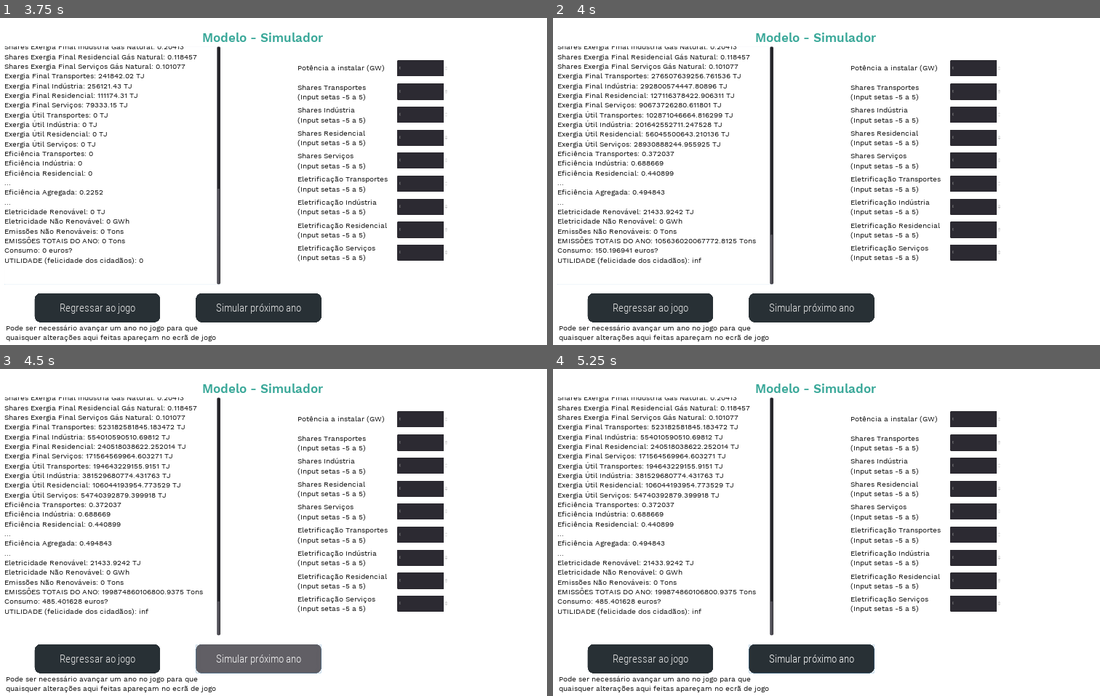
Above: before the commit, frames 1-4 (two rows, left to right).
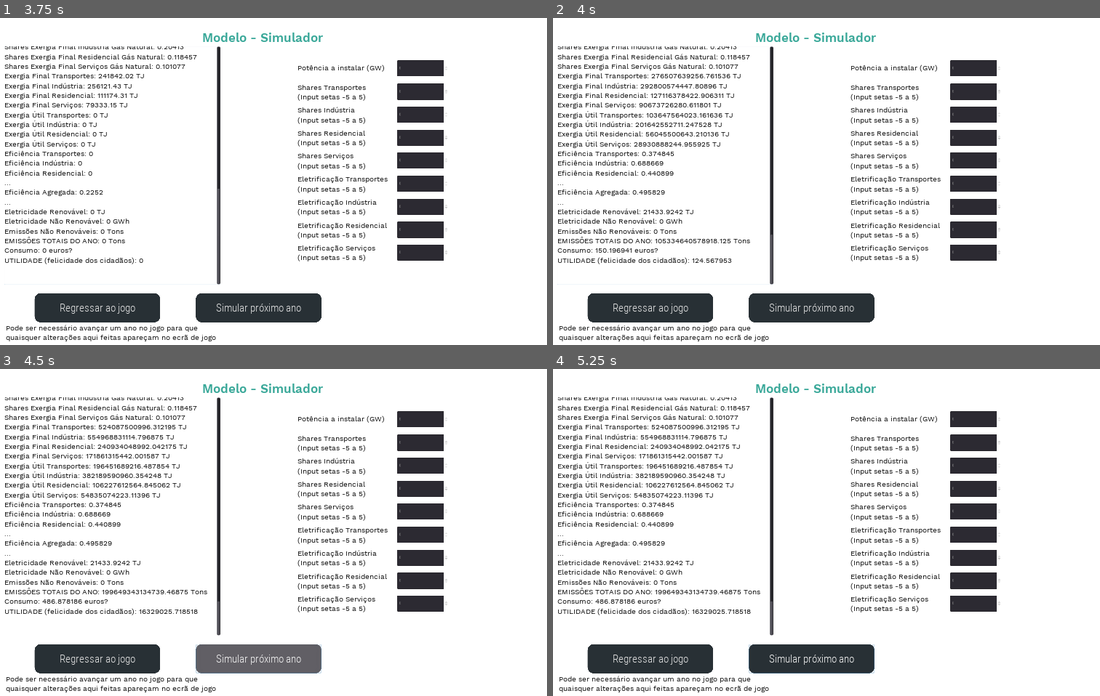
Above: after the commit, the same moments.

Repository: TiagoTaveira/ExergyX
Game: Godot game, scene res://MainScene.tscn
Same seed, same stepped clock (60 frames per second), same inputs: the game is played once before the commit and once after it.
Inputs (mouse positions are in pixels of both pictures, inside the frame that each line leads up to):
- Up to frame 1 (3.75 s): click "Começar jogo" at 0.5 s; click "Enviar decisões" at 1.25 s; click "Modelo" at 2 s; click "Confirmar e ir para 2015" at 2.75 s; click "Modelo" at 3.5 s
- Up to frame 2 (4 s): no input
- Up to frame 3 (4.5 s): click "Simular próximo ano" at 4.25 s
- Up to frame 4 (5.25 s): click (1056, 444) at 5 s

Frame 1 is identical in both runs. In frame 2, 0.3% of the frame differs, in the area x 17-38%, y 29-75%; in frame 3, 1.2%, in the area x 9-38%, y 17-75%; in frame 4, 1.2%.

Commit message:
Fix division by 0 bug

Diff:
--- a/Model.gd
+++ b/Model.gd
@@ -555,23 +555,23 @@
 	var eletrificacao_residencial_temp = eletrificacao_residencial[ano_atual_indice - 1] + input_percentagem_eletrificacao_residencial * PERCENTAGEM_INPUT_SETAS
 	var eletrificacao_servicos_temp = eletrificacao_servicos[ano_atual_indice - 1] + input_percentagem_eletrificacao_servicos * PERCENTAGEM_INPUT_SETAS
 
-	if(eletrificacao_transportes_temp < 0.00):
-		eletrificacao_transportes_temp = 0.00
-	if(eletrificacao_industria_temp < 0.00):
-		eletrificacao_industria_temp = 0.00
-	if(eletrificacao_residencial_temp < 0.00):
-		eletrificacao_residencial_temp = 0.00
-	if(eletrificacao_servicos_temp < 0.00):
-		eletrificacao_servicos_temp = 0.00
-
-	if(eletrificacao_transportes_temp > 1.00):
-		eletrificacao_transportes_temp = 1.00
-	if(eletrificacao_industria_temp > 1.00):
-		eletrificacao_industria_temp = 1.00
-	if(eletrificacao_residencial_temp > 1.00):
-		eletrificacao_residencial_temp = 1.00
-	if(eletrificacao_servicos_temp > 1.00):
-		eletrificacao_servicos_temp = 1.00
+	if(eletrificacao_transportes_temp <= 0.01):
+		eletrificacao_transportes_temp = 0.01
+	if(eletrificacao_industria_temp <= 0.01):
+		eletrificacao_industria_temp = 0.01
+	if(eletrificacao_residencial_temp <= 0.01):
+		eletrificacao_residencial_temp = 0.01
+	if(eletrificacao_servicos_temp <= 0.01):
+		eletrificacao_servicos_temp = 0.01
+
+	if(eletrificacao_transportes_temp >= 0.99):
+		eletrificacao_transportes_temp = 0.99
+	if(eletrificacao_industria_temp >= 0.99):
+		eletrificacao_industria_temp = 0.99
+	if(eletrificacao_residencial_temp >= 0.99):
+		eletrificacao_residencial_temp = 0.99
+	if(eletrificacao_servicos_temp >= 0.99):
+		eletrificacao_servicos_temp = 0.99
 
 	eletrificacao_transportes.push_back(eletrificacao_transportes_temp)
 	eletrificacao_industria.push_back(eletrificacao_industria_temp)
@@ -765,4 +765,4 @@
 # FUNCS 25) - UTILIDADE (Felicidade dos cidadãos; um dos objetivos do jogo)
 func calcular_utilidade():
 	#UTILIDADE = ((CONSUMO^b)*(EXP(CO2 / a))) / POPULAÇÃO, a = 10000000000 e b = 2
-	utilidade_do_ano.push_back(((pow(consumo_do_ano[ano_atual_indice],2))*exp(emissoes_totais_do_ano[ano_atual_indice]/10000000000))/POPULACAO)
+	utilidade_do_ano.push_back(((pow(consumo_do_ano[ano_atual_indice],2))*exp(emissoes_totais_do_ano[ano_atual_indice]/10000000000000))/POPULACAO)
--- a/PredictionsModel.gd
+++ b/PredictionsModel.gd
@@ -672,13 +672,13 @@
 		shares_exergia_final_servicos_do_ano.push_back(shares_exergia_final_servicos_do_ano.back())
 		return
 
-	if(shares_transportes < 0.01):
+	if(shares_transportes <= 0.01):
 		shares_transportes = 0.01
-	if(shares_industria < 0.01):
+	if(shares_industria <= 0.01):
 		shares_industria = 0.01
-	if(shares_residencial < 0.01):
+	if(shares_residencial <= 0.01):
 		shares_residencial = 0.01
-	if(shares_servicos < 0.01):
+	if(shares_servicos <= 0.01):
 		shares_servicos = 0.01
 
 	var soma = shares_transportes + shares_industria + shares_residencial + shares_servicos
@@ -712,23 +712,23 @@
 	var eletrificacao_residencial_temp = eletrificacao_residencial[ano_atual_indice - 1] + input_percentagem_eletrificacao_residencial * PERCENTAGEM_INPUT_SETAS
 	var eletrificacao_servicos_temp = eletrificacao_servicos[ano_atual_indice - 1] + input_percentagem_eletrificacao_servicos * PERCENTAGEM_INPUT_SETAS
 
-	if(eletrificacao_transportes_temp < 0.00):
-		eletrificacao_transportes_temp = 0.00
-	if(eletrificacao_industria_temp < 0.00):
-		eletrificacao_industria_temp = 0.00
-	if(eletrificacao_residencial_temp < 0.00):
-		eletrificacao_residencial_temp = 0.00
-	if(eletrificacao_servicos_temp < 0.00):
-		eletrificacao_servicos_temp = 0.00
-
-	if(eletrificacao_transportes_temp > 1.00):
-		eletrificacao_transportes_temp = 1.00
-	if(eletrificacao_industria_temp > 1.00):
-		eletrificacao_industria_temp = 1.00
-	if(eletrificacao_residencial_temp > 1.00):
-		eletrificacao_residencial_temp = 1.00
-	if(eletrificacao_servicos_temp > 1.00):
-		eletrificacao_servicos_temp = 1.00
+	if(eletrificacao_transportes_temp <= 0.01):
+		eletrificacao_transportes_temp = 0.01
+	if(eletrificacao_industria_temp <= 0.01):
+		eletrificacao_industria_temp = 0.01
+	if(eletrificacao_residencial_temp <= 0.01):
+		eletrificacao_residencial_temp = 0.01
+	if(eletrificacao_servicos_temp <= 0.01):
+		eletrificacao_servicos_temp = 0.01
+
+	if(eletrificacao_transportes_temp >= 0.99):
+		eletrificacao_transportes_temp = 0.99
+	if(eletrificacao_industria_temp >= 0.99):
+		eletrificacao_industria_temp = 0.99
+	if(eletrificacao_residencial_temp >= 0.99):
+		eletrificacao_residencial_temp = 0.99
+	if(eletrificacao_servicos_temp >= 0.99):
+		eletrificacao_servicos_temp = 0.99
 
 	eletrificacao_transportes.push_back(eletrificacao_transportes_temp)
 	eletrificacao_industria.push_back(eletrificacao_industria_temp)
@@ -919,4 +919,4 @@
 # FUNCS 25) - UTILIDADE (Felicidade dos cidadãos; um dos objetivos do jogo)
 func calcular_utilidade():
 	#UTILIDADE = ((CONSUMO^b)*(EXP(CO2 / a))) / POPULAÇÃO, a = 10000000000 e b = 2
-	utilidade_do_ano.push_back(((pow(consumo_do_ano[ano_atual_indice],2))*exp(emissoes_totais_do_ano[ano_atual_indice]/10000000000))/POPULACAO)
+	utilidade_do_ano.push_back(((pow(consumo_do_ano[ano_atual_indice],2))*exp(emissoes_totais_do_ano[ano_atual_indice]/10000000000000))/POPULACAO)
Not shown, changed: TESTS
